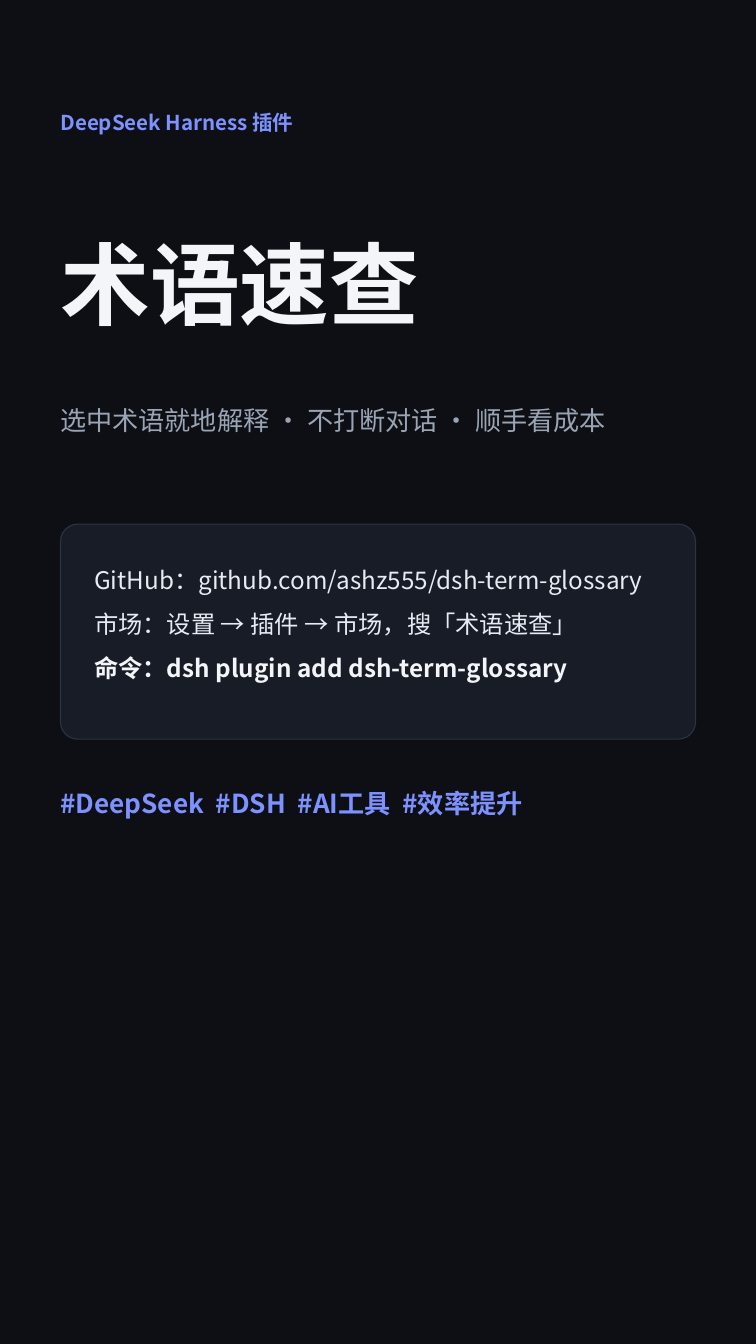
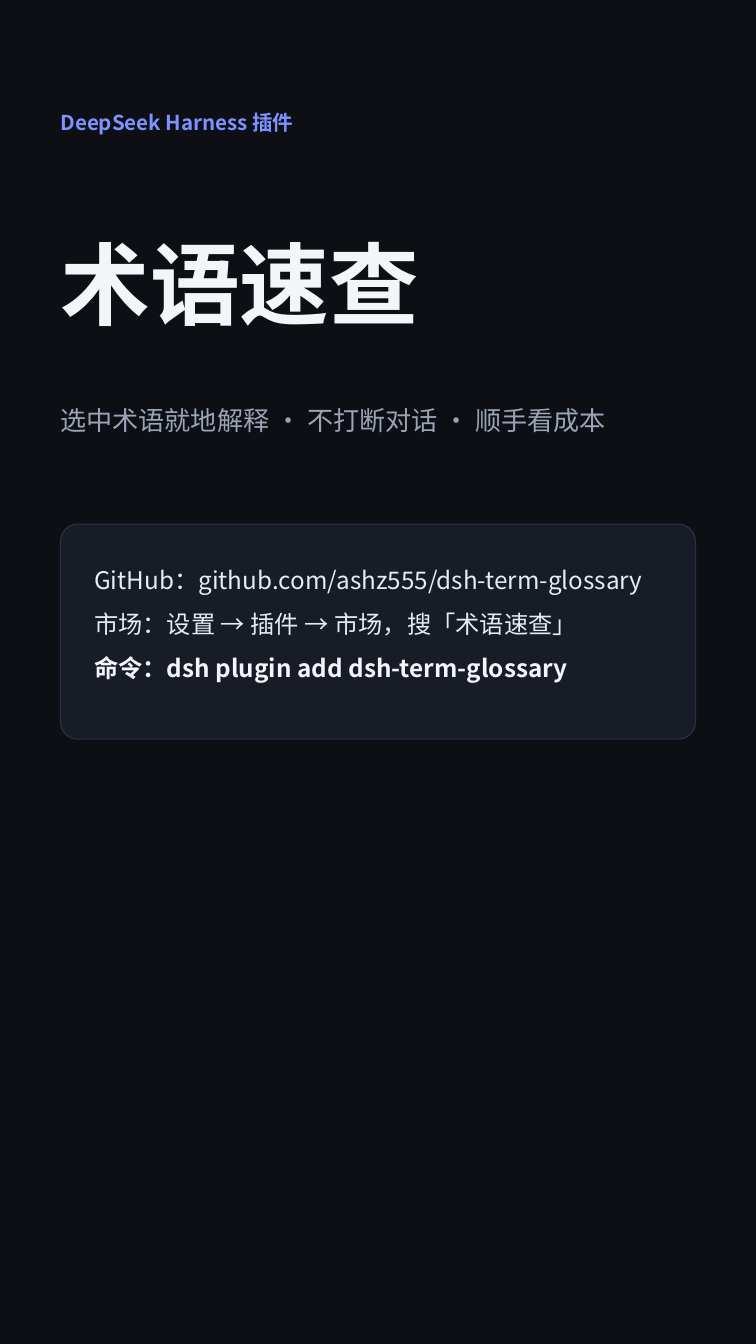
Before and after one commit to ashz555/dsh-term-glossary, a slide deck: slide 8 of promo/douyin.pptx. Drawn at 756x1344 pixels with LibreOffice and Linux fonts; fonts in the diff are those of the drawing. Boxes give left, top, right and bottom in pixels: in the first picture for what was removed or moved away, otherwise in the second. Text is boxed around its words. In the diff, an @@ line names an element or a change of style, - is before the commit and + after.

Commit message:
docs(promo): 删掉安装步骤里的刷新提示与画面上的话题标签
按要求：① 安装第 3 步只保留「点安装」，去掉「→ 按 Ctrl + R 刷新」；② CTA 镜头去掉屏幕上的 #DeepSeek #DSH #AI工具 #效率提升（话题标签只保留在发布文案正文里）。同步更新 HTML 分镜、PPTX（含口播备注）、发布文案.md 与口播稿。

```diff
--- a/promo/douyin.pptx
+++ b/promo/douyin.pptx
@@ text removed at [60,790,523,819] @@
-#DeepSeek #DSH #AI工具 #效率提升
```
Also in this commit, not shown: 1 other slide changed, 3 other files.
